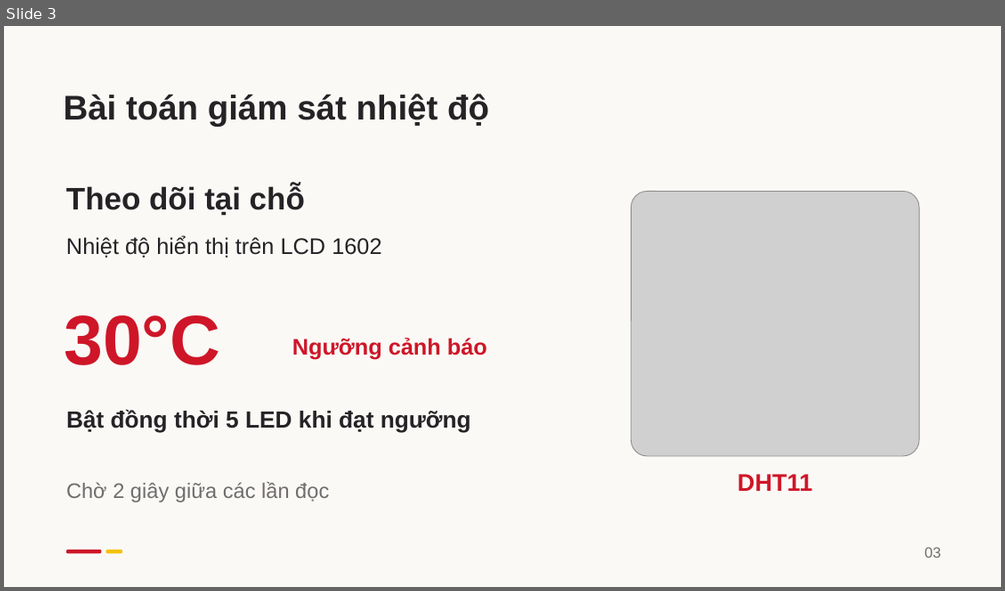
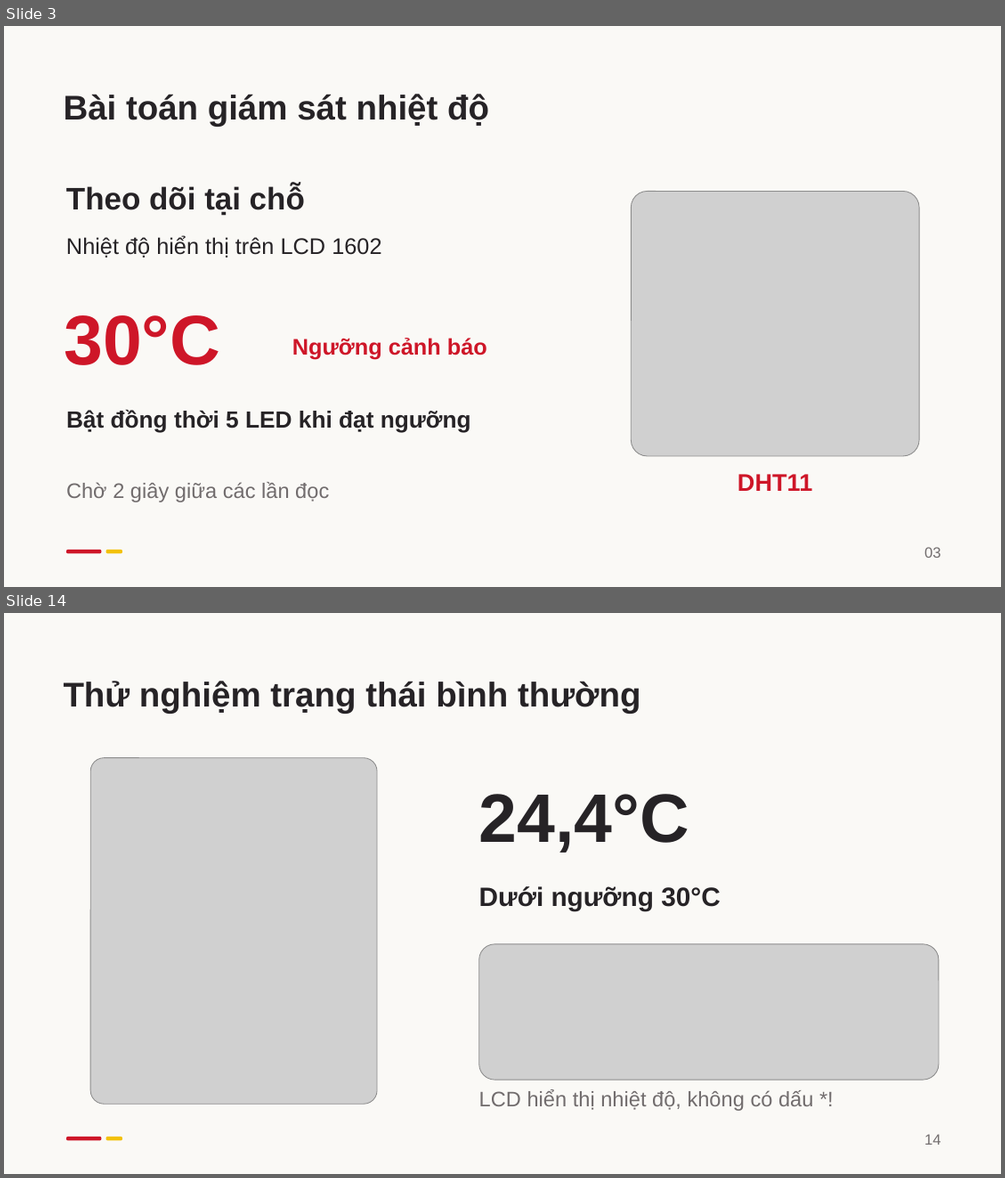
Before and after one commit to kudohieu1209/ET1-DA2, a slide deck: docs/report/slides/DA2_Bao_cao_HUST.pptx. Shown one above the other, each under a label of ours: slide 3 before the commit, slides 3 and 14 after it; the slides between them are not shown. The pictures are 1005x591 and 1005x1178 pixels, drawn with LibreOffice and Linux fonts; fonts in the diff are those of the drawing; grey boxes stand for pictures. Boxes give left, top, right and bottom in pixels: in the first picture for what was removed or moved away, otherwise in the second. Text is boxed around its words. In the diff, an @@ line names an element or a change of style, - is before the commit and + after.

```diff
--- a/docs/report/slides/DA2_Bao_cao_HUST.pptx
+++ b/docs/report/slides/DA2_Bao_cao_HUST.pptx
@@ slide 14 added at (4, 613, 1001, 1174), background #FAF9F6 @@
@@ text added at (64, 681, 640, 714), 33 pt, text #262326, bold @@
+Thử nghiệm trạng thái bình thường
@@ picture added at (90, 758, 377, 1103) @@
@@ text added at (479, 794, 689, 852), 66 pt, text #262326, bold @@
+24,4°C
@@ text added at (479, 886, 720, 910), 25.5 pt, text #262326, bold @@
+Dưới ngưỡng 30°C
@@ picture added at (479, 944, 938, 1079) @@
@@ text added at (479, 1089, 813, 1111), 20.2 pt, text #716C6D @@
+LCD hiển thị nhiệt độ, không có dấu *!
@@ rounded rectangle added at (66, 1136, 101, 1140), fill #CE1628 @@
@@ rounded rectangle added at (105, 1136, 122, 1140), fill #F3C108 @@
@@ text added at (924, 1134, 941, 1144), 14.2 pt, text #716C6D @@
+14
```
Also in this commit, not shown: 17 slides changed, 1 other slide added, 11 other files.
